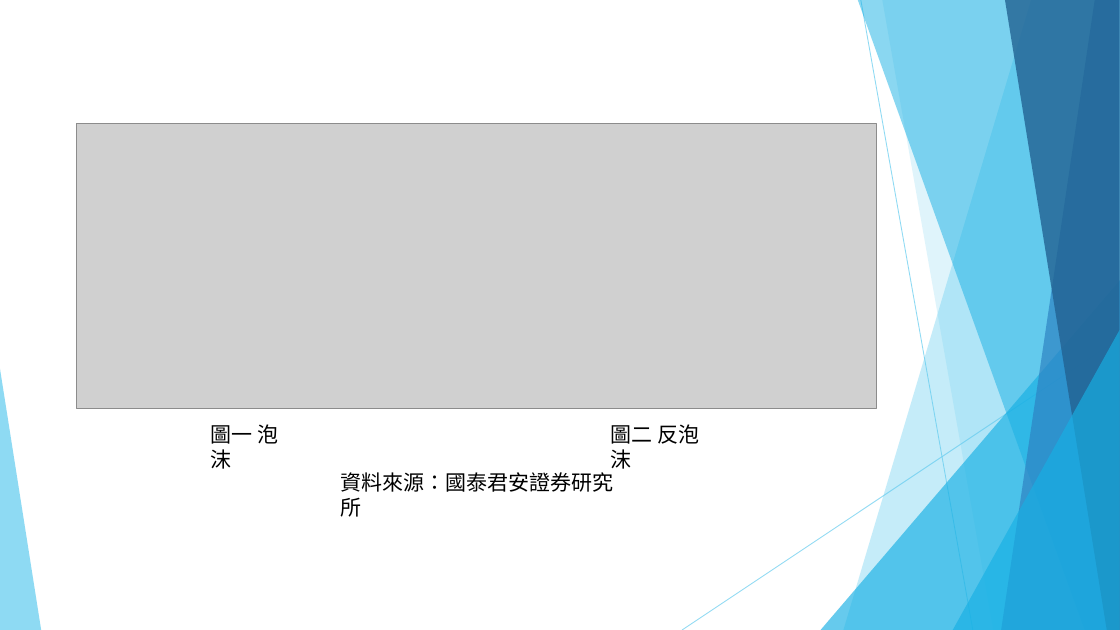
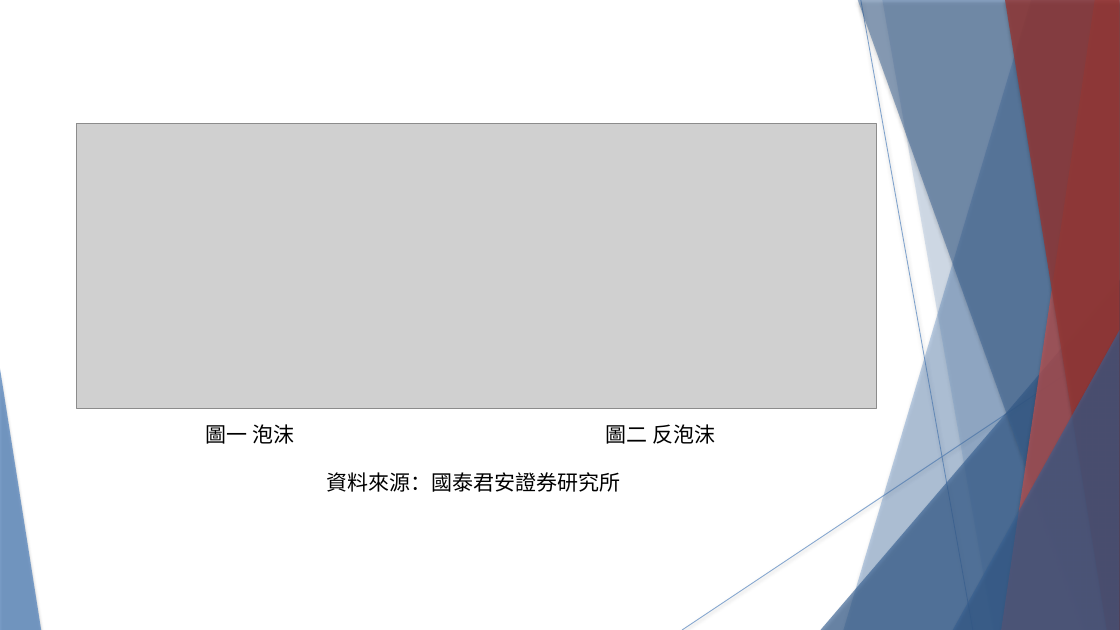
Before and after one commit to SitiBanc/1061_NCTU_IOMDS, a slide deck: slide 10 of 1115/Course Material/20171115智慧型.pptx. Drawn at 1120x630 pixels with LibreOffice and Linux fonts; fonts in the diff are those of the drawing; grey boxes stand for pictures. Boxes give left, top, right and bottom in pixels: in the first picture for what was removed or moved away, otherwise in the second. Text is boxed around its words. In the diff, an @@ line names an element or a change of style, - is before the commit and + after.

```diff
--- a/1115/Course Material/20171115智慧型.pptx
+++ b/1115/Course Material/20171115智慧型.pptx
@@ freeform shape at (x1=844, y1=0, x2=1120, y2=630): fill #5FCBEF at 36% opacity to #4F81BD at 36% opacity; shadow on @@
@@ freeform shape at (x1=858, y1=0, x2=1120, y2=630): fill #17B0E4 at 50% opacity to #376092 at 50% opacity; shadow on @@
@@ line (861, 0) - (973, 630): stroke #5FCBEF 0.75 pt to #4F81BD 0.74 pt @@
@@ freeform shape at (x1=882, y1=0, x2=1120, y2=630): fill #5FCBEF at 20% opacity to #4F81BD at 20% opacity; shadow on; outline redrawn @@
@@ freeform shape at (x1=1002, y1=0, x2=1120, y2=630): fill #2E83C3 at 70% opacity to #C0504D at 70% opacity; shadow on @@
@@ freeform shape at (x1=1005, y1=0, x2=1120, y2=630): fill #226292 at 80% opacity to #953735 at 80% opacity; shadow on @@
@@ triangle at (x1=821, y1=280, x2=1120, y2=630): fill #17B0E4 at 66% opacity to #376092 at 66% opacity; shadow on @@
@@ line (1120, 339) - (682, 630): stroke #5FCBEF 0.75 pt to #4F81BD 0.74 pt @@
@@ triangle at (x1=953, y1=330, x2=1120, y2=630): fill #17B0E4 at 66% opacity to #376092 at 66% opacity; shadow on @@
@@ triangle at (x1=0, y1=369, x2=41, y2=630): fill #5FCBEF at 70% opacity to #4F81BD at 70% opacity; shadow on @@
@@ text "圖一 泡沫" rewrapped from (x1=210, y1=424, x2=278, y2=469) to (x1=206, y1=424, x2=294, y2=444) @@
@@ text "圖二 反泡沫" rewrapped from (x1=611, y1=424, x2=700, y2=469) to (x1=605, y1=424, x2=715, y2=444) @@
@@ text "資料來源：國泰君安證券研究所" rewrapped from (x1=340, y1=472, x2=613, y2=492) to (x1=327, y1=472, x2=621, y2=492) @@
```
Also in this commit, not shown: 11 other slides changed, 2 other files.
